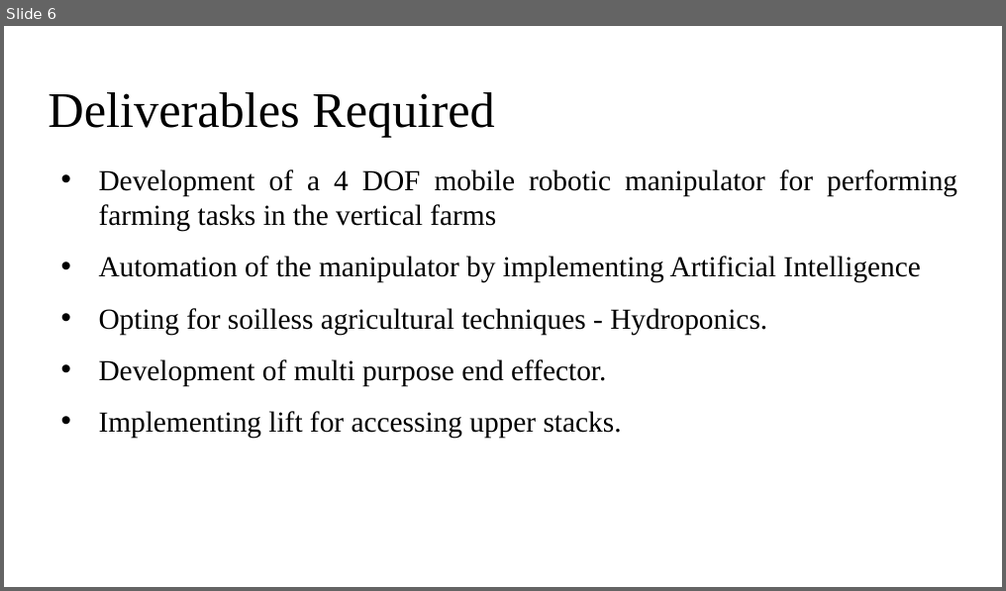
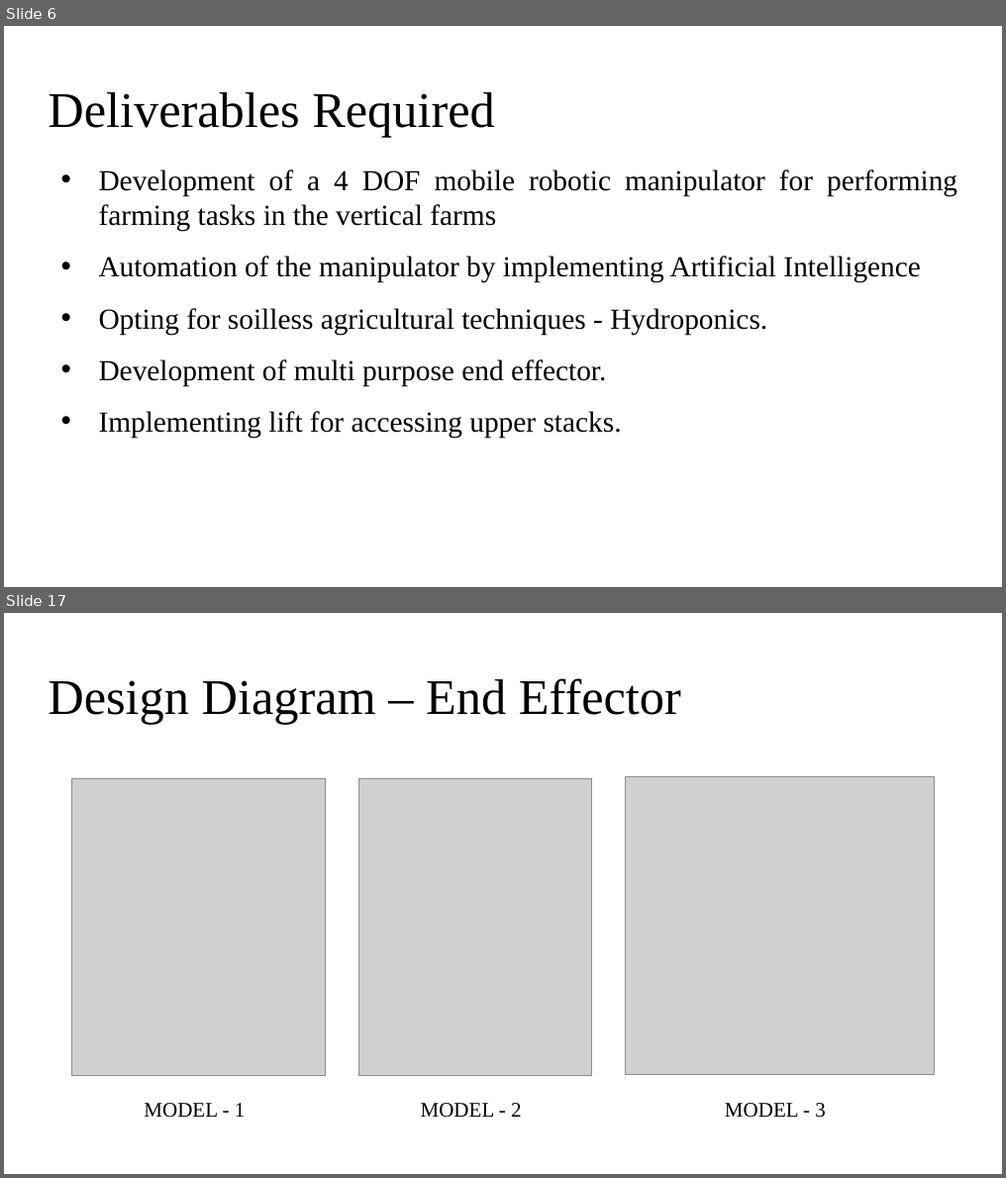
Before and after one commit to Rohith18p/Major-Project, a slide deck: AGNI Fellowship/IPTEF.pptx. Shown one above the other, each under a label of ours: slide 6 before the commit, slides 6 and 17 after it; the slides between them are not shown. The pictures are 1006x591 and 1006x1178 pixels, drawn with LibreOffice and Linux fonts; fonts in the diff are those of the drawing; grey boxes stand for pictures. Boxes give left, top, right and bottom in pixels: in the first picture for what was removed or moved away, otherwise in the second. Text is boxed around its words. In the diff, an @@ line names an element or a change of style, - is before the commit and + after.

Commit message:
New model, UG eval, Bills

```diff
--- a/AGNI Fellowship/IPTEF.pptx
+++ b/AGNI Fellowship/IPTEF.pptx
@@ slide 17 added at [4, 613, 1002, 1174], background #FFFFFF @@
@@ title added at [48, 678, 681, 725], 48 pt, text #000000 @@
+Design Diagram – End Effector
@@ picture added at [72, 778, 326, 1076] @@
@@ picture added at [358, 778, 592, 1076] @@
@@ picture added at [626, 777, 935, 1075] @@
@@ text added at [144, 1103, 246, 1118], 20 pt, text #000000 @@
+MODEL - 1
@@ text added at [421, 1103, 522, 1118], 20 pt, text #000000 @@
+MODEL - 2
@@ text added at [725, 1103, 826, 1118], 20 pt, text #000000 @@
+MODEL - 3
```
Also in this commit, not shown: 6 slides changed, 13 other slides added, 54 other files.
